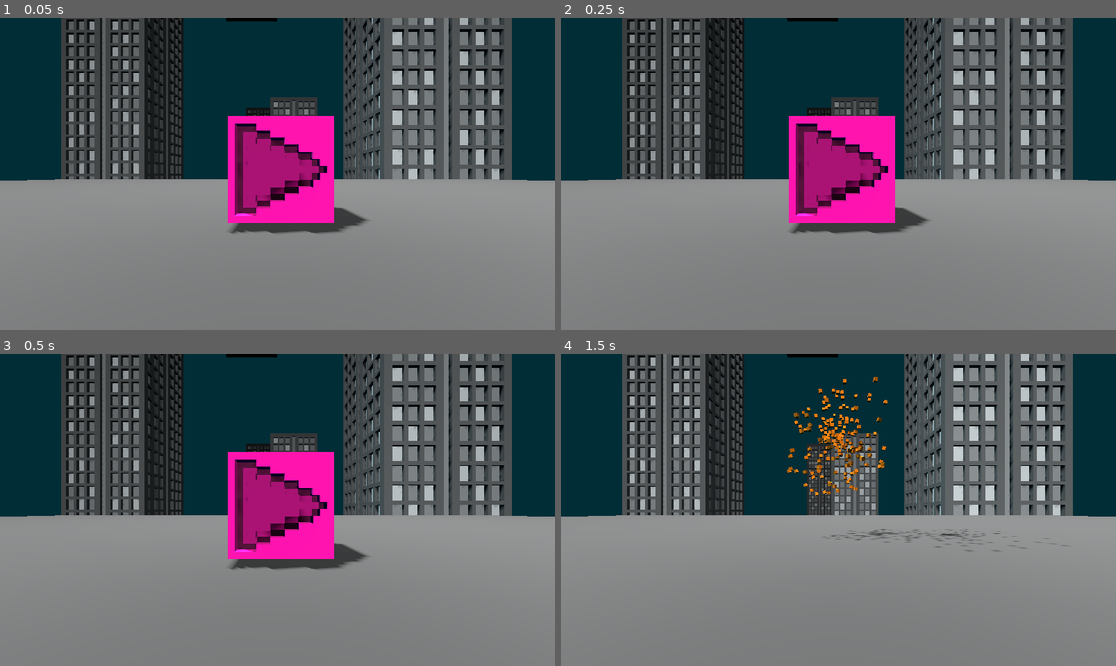
Above: before the commit, frames 1-4 (two rows, left to right).
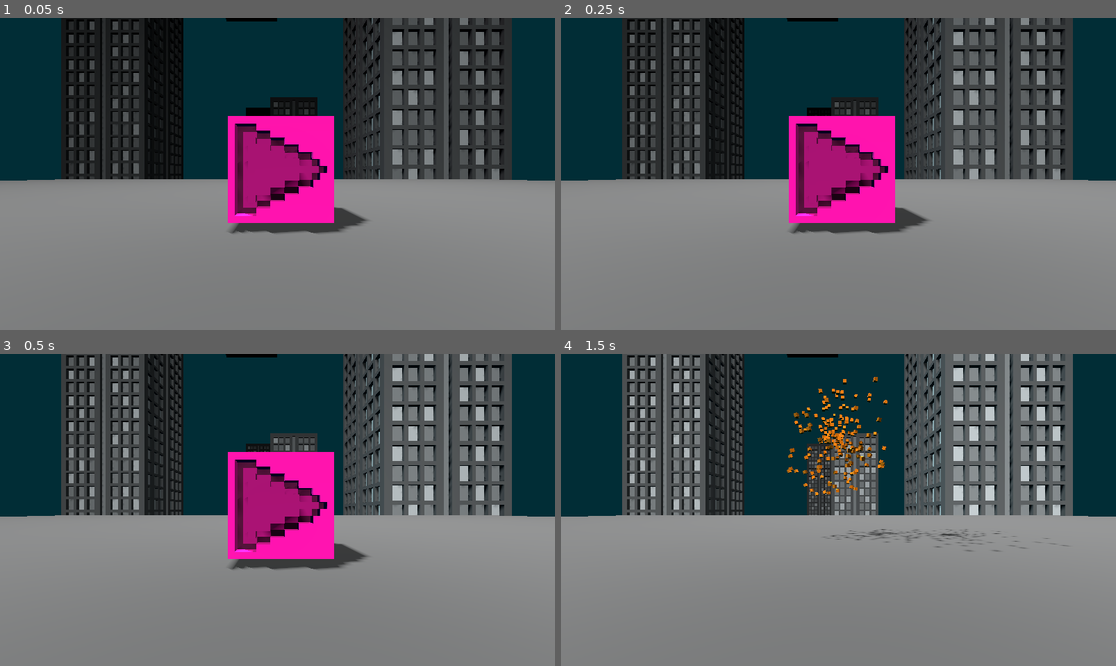
Above: after the commit, the same moments.

Repository: Majsek/Project_BC
Game: Godot game, scene res://scenes/world.tscn
Same seed, same stepped clock (60 frames per second), same inputs: the game is played once before the commit and once after it.
Inputs:
- Up to frame 1 (0.05 s): no input
- Up to frame 2 (0.25 s): no input
- Up to frame 3 (0.5 s): no input
- Up to frame 4 (1.5 s): tap Enter (ui_accept) at 0.5, 0.77 s; hold Up (ui_up) 0.53-1.28 s; hold Down (ui_down) from 1.28 s (still down)

The runs differ from the first frame. In frame 1, 22% of the frame differs, in the area x 11-93%, y 0-52%; in frame 2, 7.2%; in frame 3, less than 0.1%; in frame 4, nothing differs.

Commit message:
workin on death anim

Diff:
--- a/scenes/world.tscn
+++ b/scenes/world.tscn
@@ -34,6 +34,7 @@
 fog_enabled = true
 fog_light_color = Color(1, 1, 1, 1)
 fog_light_energy = 0.0
+fog_density = 0.0215
 volumetric_fog_enabled = true
 volumetric_fog_density = 0.01
 
--- a/scripts/player.gd
+++ b/scripts/player.gd
@@ -7,6 +7,24 @@
 var lives_ : int:
 	set(value):
 		lives_ = value
+		if lives_ <= 0:
+			print("111111111111111111111111")
+			print(%WorldEnvironment.environment.fog_density)
+			%WorldEnvironment.environment.fog_density = 6.0
+			print("222222222222222222222222")
+			print(%WorldEnvironment.environment.fog_density)
+			var animation = %AnimationPlayer.get_animation("fog_density")
+
+			var track_index1 = animation.add_track(Animation.TYPE_VALUE)
+			animation.track_set_path(track_index1, "%WorldEnvironment:environment:fog_density")
+			animation.track_insert_key(0, 0.0, %WorldEnvironment.environment.fog_density)
+			animation.track_insert_key(0, 3.0, 1.0)
+
+			%AnimationPlayer.play("fog_density")
+			#%WorldEnvironment.environment.volumetric_fog_density = 0.025 - float(lives_) * 0.005
+			await get_tree().create_timer(3).timeout
+			main_.end_game()
+
 		#%WorldEnvironment.environment.fog_density = 0.07 - float(lives_) * 0.02
 		var animation = %AnimationPlayer.get_animation("fog_density")
 
@@ -33,8 +51,6 @@
 
 		print(lives_)
 
-		if lives_ <= 0:
-			main_.end_game()
 
 var player_initial_pos_ : Vector3
 var pulling_ : bool = false
